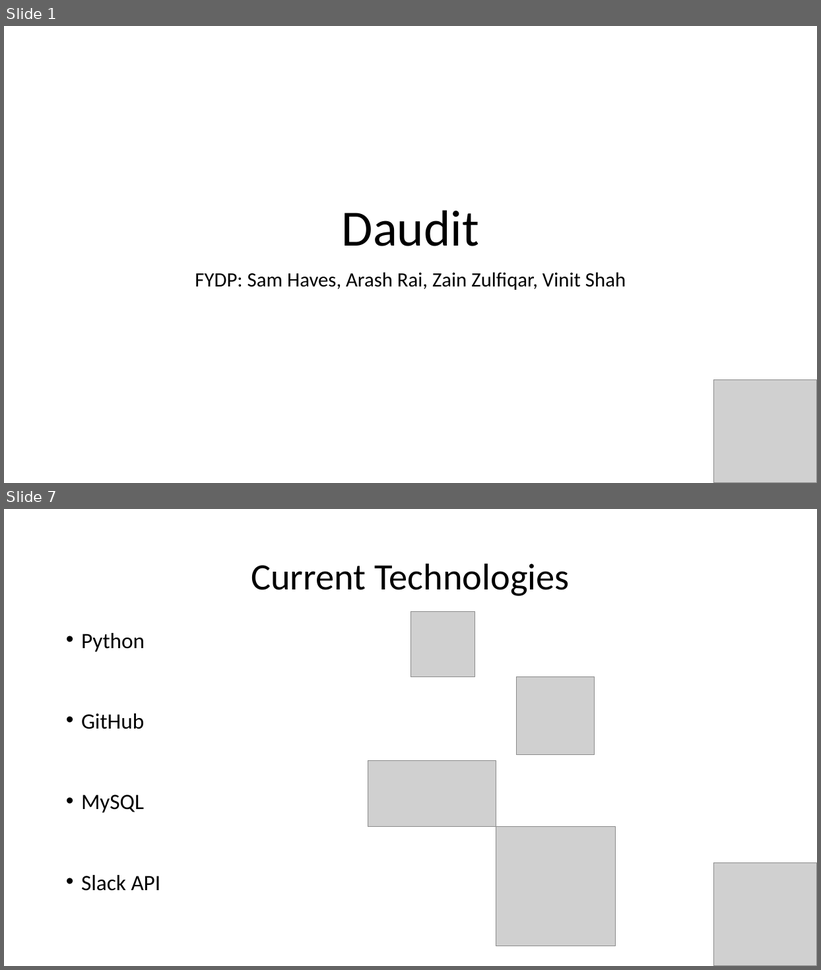
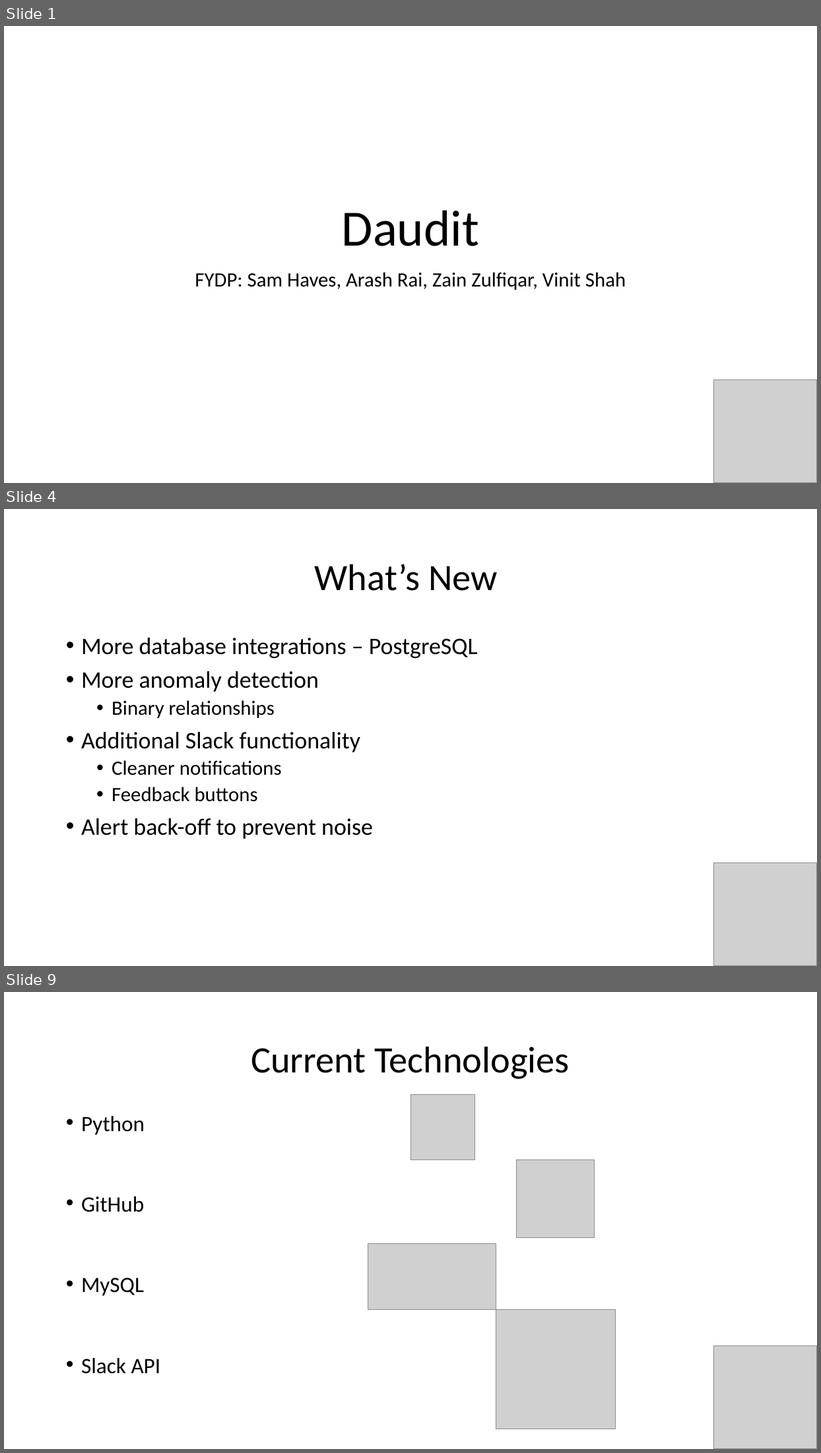
Before and after one commit to havess/daudit, a slide deck: midterm_presentation.pptx. Shown one above the other, each under a label of ours: slides 1 and 7 before the commit, slides 1, 4 and 9 after it; the slides between them are not shown. The pictures are 821x970 and 821x1453 pixels, drawn with LibreOffice and Linux fonts; fonts in the diff are those of the drawing; grey boxes stand for pictures. Boxes give left, top, right and bottom in pixels: in the first picture for what was removed or moved away, otherwise in the second. Text is boxed around its words. In the diff, an @@ line names an element or a change of style, - is before the commit and + after.

```diff
--- a/midterm_presentation.pptx
+++ b/midterm_presentation.pptx
@@ slide 4 added at (x1=4, y1=509, x2=817, y2=966), background #FFFFFF @@
@@ title added at (x1=315, y1=564, x2=498, y2=591), 44 pt, text #000000 @@
+What’s New
@@ text added at (x1=81, y1=638, x2=478, y2=839), 28 pt, text #000000 @@
+• More database integrations – PostgreSQL
+• More anomaly detection
+  • Binary relationships
+• Additional Slack functionality
+  • Cleaner notifications
+  • Feedback buttons
+• Alert back-off to prevent noise
@@ picture added at (x1=714, y1=863, x2=817, y2=966) @@
@@ what was slide 7 is now slide 9 @@
```
Also in this commit, not shown: 6 other slides added, 11 slides removed, 6 other files.
